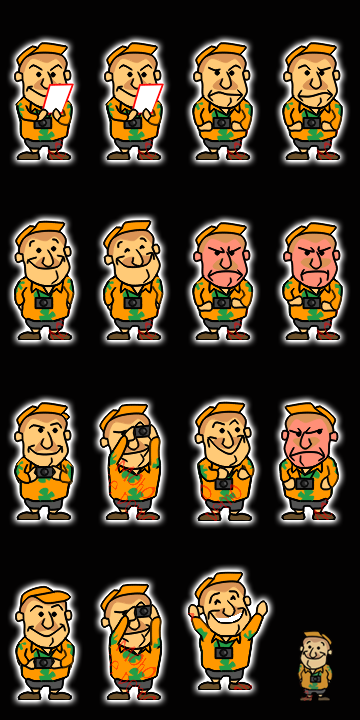
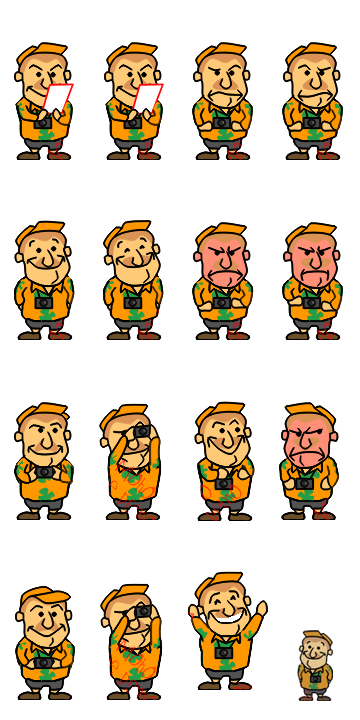
Comparing the layer stacks of the two 360px x 720px images. Changes:
hid "Слой 35 (копия) 2" over [13, 42, 343, 700]
hid "Слой 17" over [0, 0, 360, 720]
